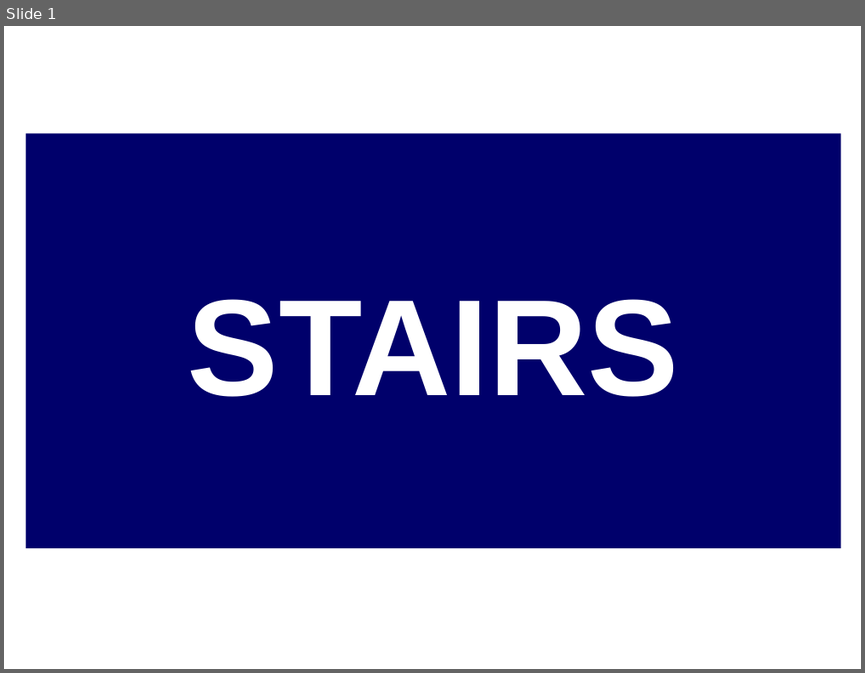
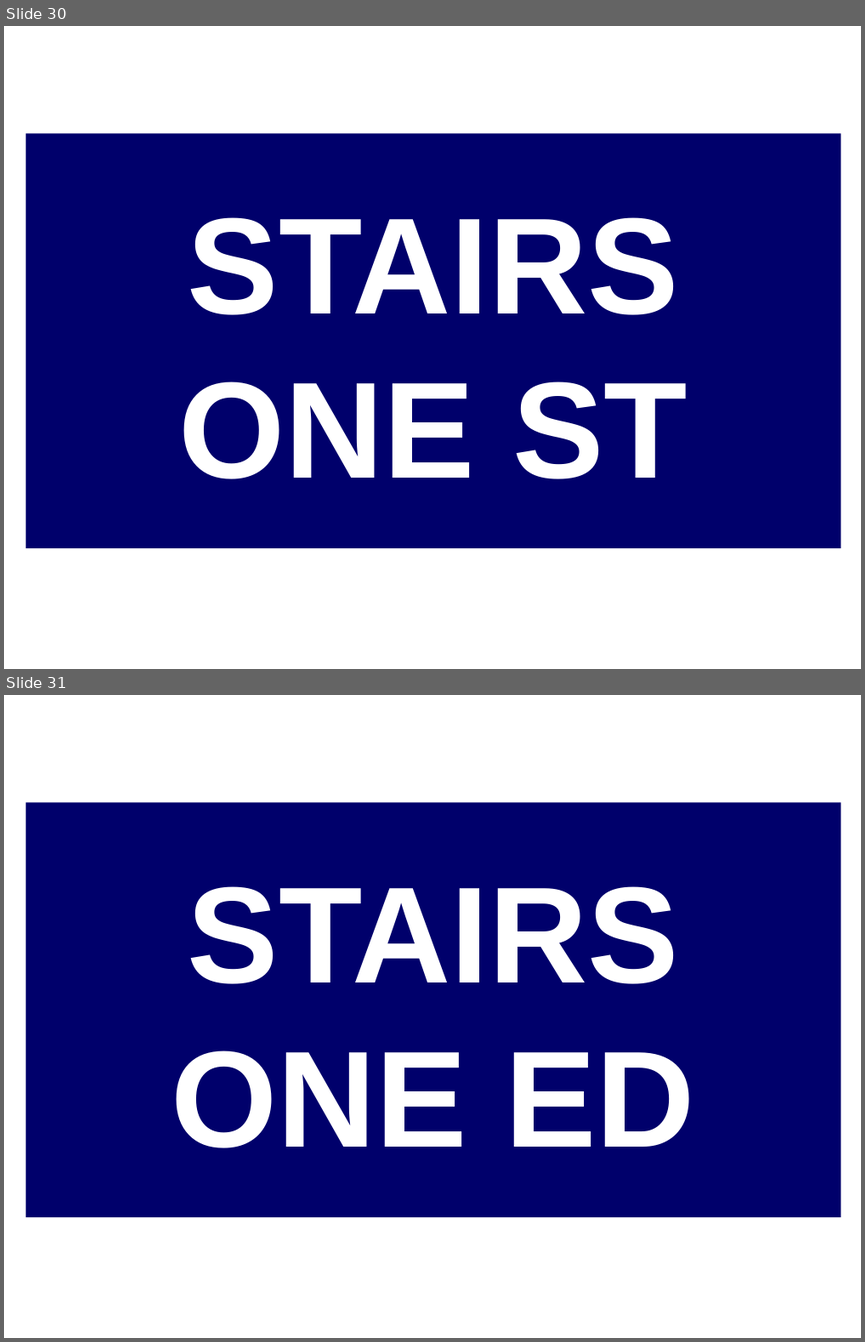
Before and after one commit to easyNav/easyNav-gears2, a slide deck: Cruncher/blue.pptx. Shown one above the other, each under a label of ours: slide 1 before the commit, slides 30 and 31 after it. The pictures are 865x673 and 865x1342 pixels, drawn with LibreOffice and Linux fonts; fonts in the diff are those of the drawing. Boxes give left, top, right and bottom in pixels: in the first picture for what was removed or moved away, otherwise in the second. Text is boxed around its words. In the diff, an @@ line names an element or a change of style, - is before the commit and + after.

```diff
--- a/Cruncher/blue.pptx
+++ b/Cruncher/blue.pptx
@@ slide 31 added at box(4, 695, 861, 1338), background #FFFFFF @@
@@ rectangle added at box(25, 802, 840, 1217), fill #00006B, 115 pt, text #FFFFFF, bold @@
+STAIRS
+ONE ED
@@ what was slide 1 is now slide 30 @@
@@ slide 30 changed as well @@
@@ text in rectangle at box(178, 381, 687, 479): paragraph added @@
+ONE ST
```
Also in this commit, not shown: 31 other slides added, 9 other files.
